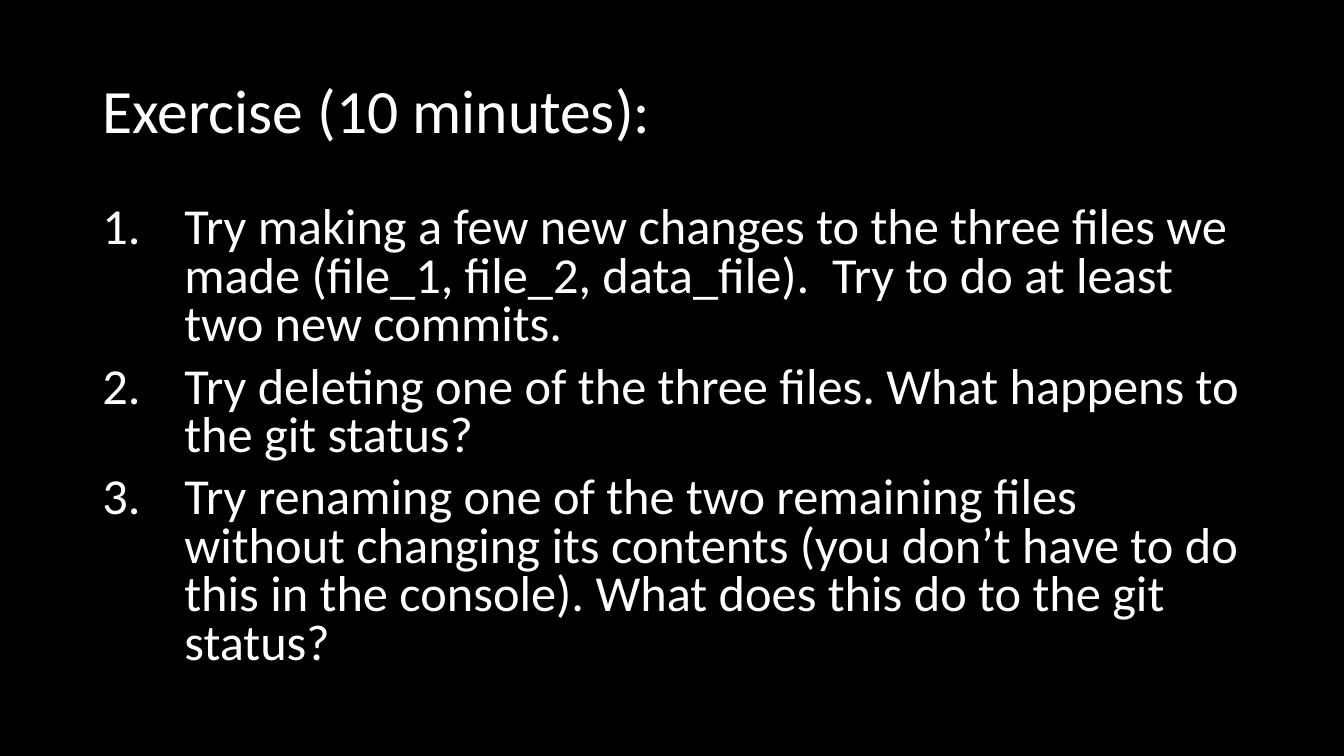
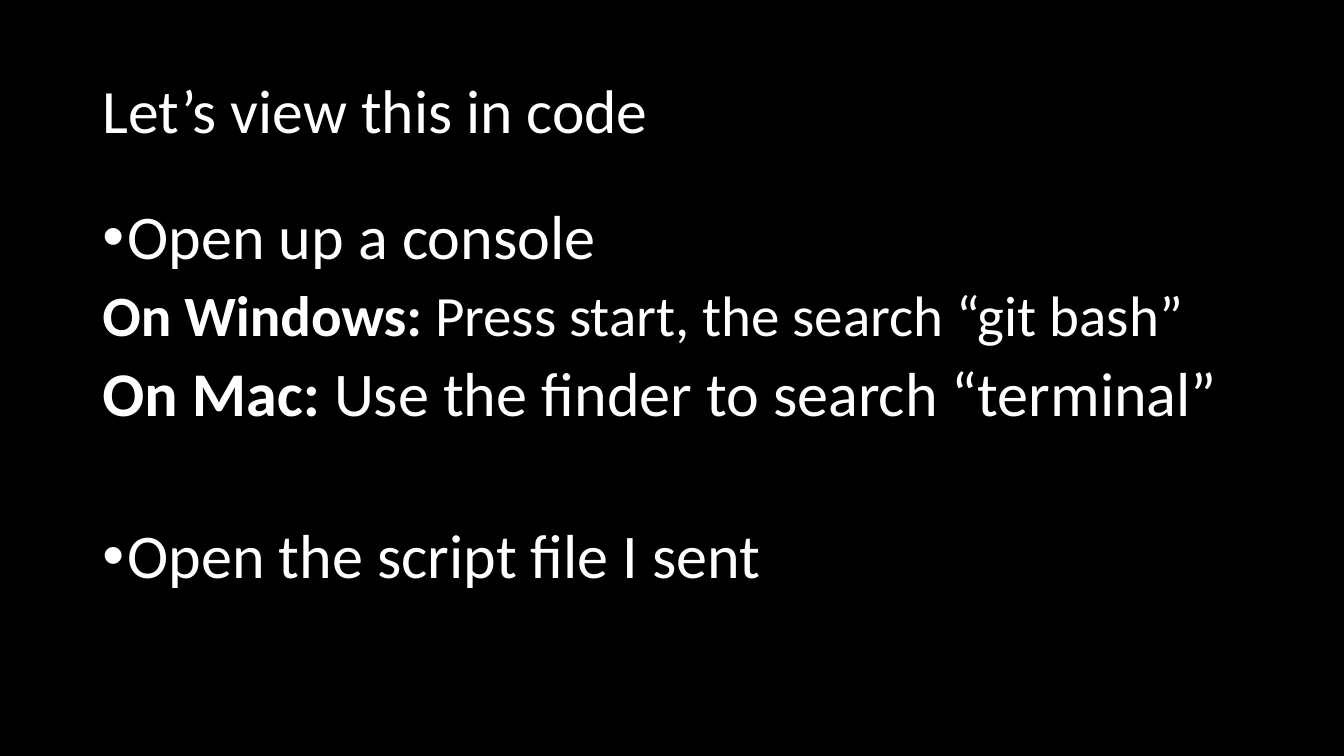
Before and after one commit to adsmithca/DFO_R_workshops, a slide deck: slide 18 of dfo_git_workshop/Using version control.pptx. Drawn at 1344x756 pixels with LibreOffice and Linux fonts; fonts in the diff are those of the drawing. Boxes give left, top, right and bottom in pixels: in the first picture for what was removed or moved away, otherwise in the second. Text is boxed around its words. In the diff, an @@ line names an element or a change of style, - is before the commit and + after.

Commit message:
Moved exercises to the script file for simplicity

```diff
--- a/dfo_git_workshop/Using version control.pptx
+++ b/dfo_git_workshop/Using version control.pptx
@@ title at <box>102,90,648,134</box>: text changed @@
-Exercise (10 minutes):
+Let’s view this in code
@@ text at <box>102,216,1217,588</box>: text changed; size 36 to 44.4 pt @@
-1. Try making a few new changes to the three files we made (file_1, file_2, data_file). Try to do at least two new commits.
-2. Try deleting one of the three files. What happens to the git status?
-3. Try renaming one of the two remaining files without changing its contents (you don’t have to do this in the console). What does this do to the git status?
+• Open up a console
+On Windows: Press start, the search “git bash”
+On Mac: Use the finder to search “terminal”
+• Open the script file I sent
```
Also in this commit, not shown: 2 other slides changed, 1 other file.
